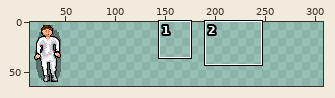
File history of a sprite sheet, src/com/robocatapps/NGJ/patient_dead.png. Above, an overview of the earlier version with the close-up marked.
Close-up. Earlier state:
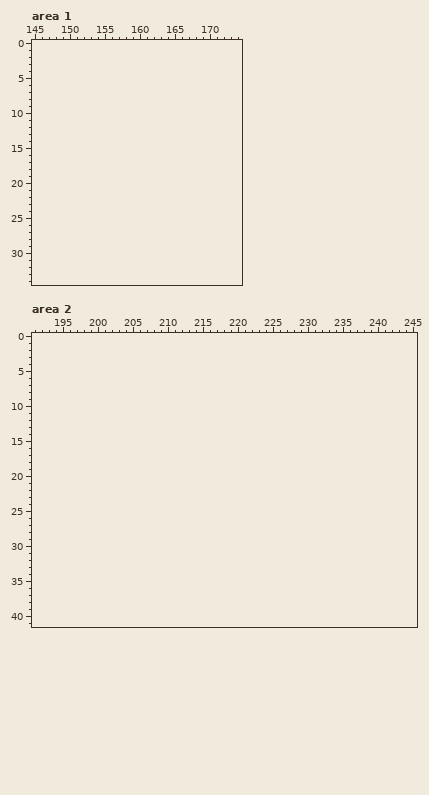
The file is 128x128 pixels, drawn in blocks of 2x2; one block is one cell here. Colours within 5 levels of each other are drawn and written as one. Shown: area 1: x 145..174, y 0..34; area 2: x 191..245, y 0..41. The old version is drawn lined up with the new one, on the new canvas. The wide view leaves out empty margins. The commit also changed other parts of the picture, which this record leaves out.
After the commit:
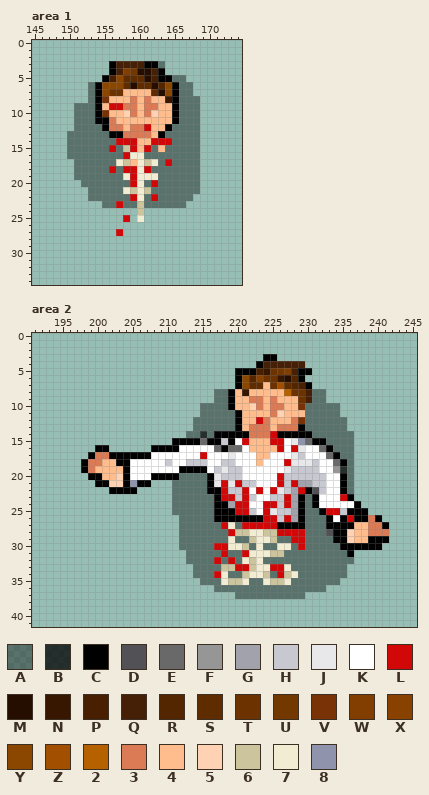
Palette (. is transparent): A #00000066  B #000000c0  C #000000  D #525256  E #696969  F #969696  G #a1a2ac  H #c8c8d1  J #e8e8eb  K #ffffff  L #d20707  M #250d00  N #381700  P #481f00  Q #451f06  R #532600  S #5f2c00  T #6c3300  U #733700  V #793206  W #823e00  X #894100  Y #8b4700  Z #a24f00  2 #b66100  3 #da7b55  4 #ffbd8d  5 #ffd2b3  6 #cbc49d  7 #f1ecd2  8 #8f93ac
The exact change:
canvas 64x64 -> 320x64
Changed rows in their new state; - is an unchanged pixel.
Area 1:
first column x 150:
 3 ------CQQQQCCA-----
 4 ------CQWUMMQC-----
 5 -----CPYSSSMPCCAA--
 6 ---ACYYYSMSSMRYCAA-
 7 ---ACYTT4444SMYCAA-
 8 ---ACV44434344NCAAA
 9 -AAAC4LL3343344CAAA
10 -AAACV445343544CAAA
11 -AAACC344444444CAAA
12 -AAAAC33433L44CAAAA
13 AAAAAACC33334CAAAAA
14 AAAAAAALLL44LLLAAAA
15 AAAAAALA6L4LA4AAAAA
16 AAAAAAAAL77AAAAAAAA
17 -AAAAAA764767ALAAAA
18 -AAAAALALL7LAAAAAAA
19 -AAAAAAA7L777AAAAAA
20 --AAAAAAAL7ALAAAAAA
21 ---AAAAA7676AAAAAAA
22 ---AAAAAAL7ALAAAAA-
23 -----AALAA6AAAAAA--
24 ----------6--------
25 --------L-7--------
27 -------L-----------
Area 2:
first column x 198:
 3 --------------------------CC----------------
 4 -------------------------CQQQQQQ------------
 5 ----------------------CCCPNTUWQCC-----------
 6 ----------------------CYRXTTNMRC------------
 7 ----------------------CYSS4TZSRPC-----------
 8 -------------------AAC4N444442TTQAA---------
 9 -------------------AAC443343444TQAA---------
10 -----------------AAAAC445343344VAAAAA-------
11 -----------------AAAAAC444435444AAAAA-------
12 ----------------AAAAAAC44L34443VAAAAAA------
13 ----------------AAAAAAC43334333CAAAAAA------
14 ---------------AABACCCCC333LCCCCCAAAAAA-----
15 -------------CCCCECCHCKL444LLKJ8ECCAAAA-----
16 --CC------CCCCKKKKKECEEK4444LKLJKKECAAA-----
17 -C33CCCCCCKKKKKKKLKKKJKKK44KKKJHKKKECAA-----
18 C3344CCKKKKKHKKHHHKKHHKKK4KKKLJJJHKKECA-----
19 C34444CKKKKKKKCCCCKHJHHKKKKKKJHHHHKKFBA-----
20 -CC445CKKKCCCCAAAACJHHHKKKKKLHHHHHHKKCA-----
21 --CC55C8CC---AAAAACJLJLHHKKKLHLGGHHKKCA-----
22 ----CCCC-----AAAAACCLHHLKLKLJHGLCDHKKCA-----
23 -------------AAAAAACLLHLHKKHHLGCACKKKLC-----
24 -------------AAAAAACCGLLKKLLHLGCACKKKKKC----
25 -------------AAAAAACCCLLHKLJHHGCAACLLHCCC---
26 --------------AAAAACCCCCCCLLHLGCAAACKCLCC3C-
27 --------------AAAAAAL7ALLLLLCCCCAAACCCC4433C
28 --------------AAAAAAAL667766LLLLAAADCC544333
29 --------------AAAAAAA7AA6776AALLAAAACC544CCC
30 --------------AAAAALL776A7AA77ALAAAAACCCCCC-
31 ---------------AAAAALAAL77766AAAAAAAAAC-----
32 ---------------AAAALALA767AAAAAAAAAAAAA-----
33 ----------------AAAA66LL677LL7AAAAAAAA------
34 ----------------AAAL7AA6776AL67AAAAAAA------
35 -----------------AAA7667AA7667AAAAAAA-------
36 -------------------AAAAAAAAAAAAAAAA---------
37 ----------------------AAAAAAAAAA------------
